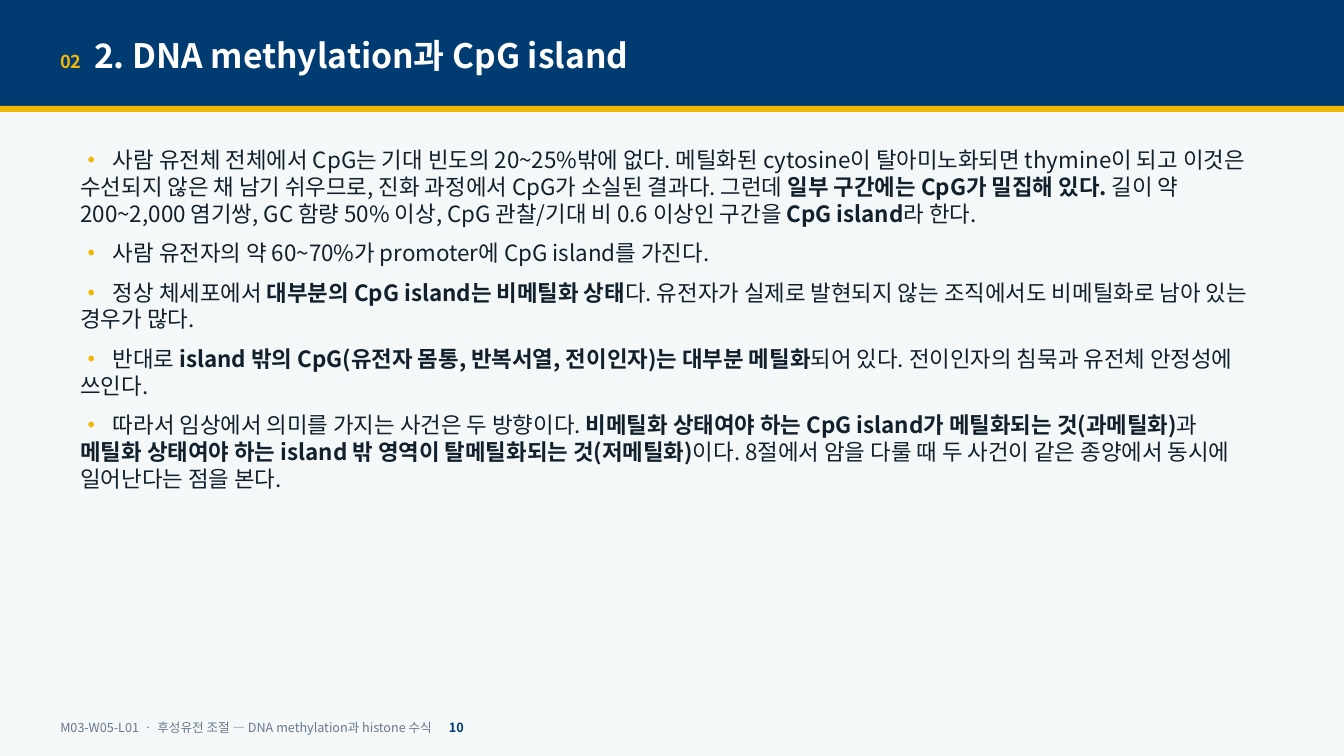
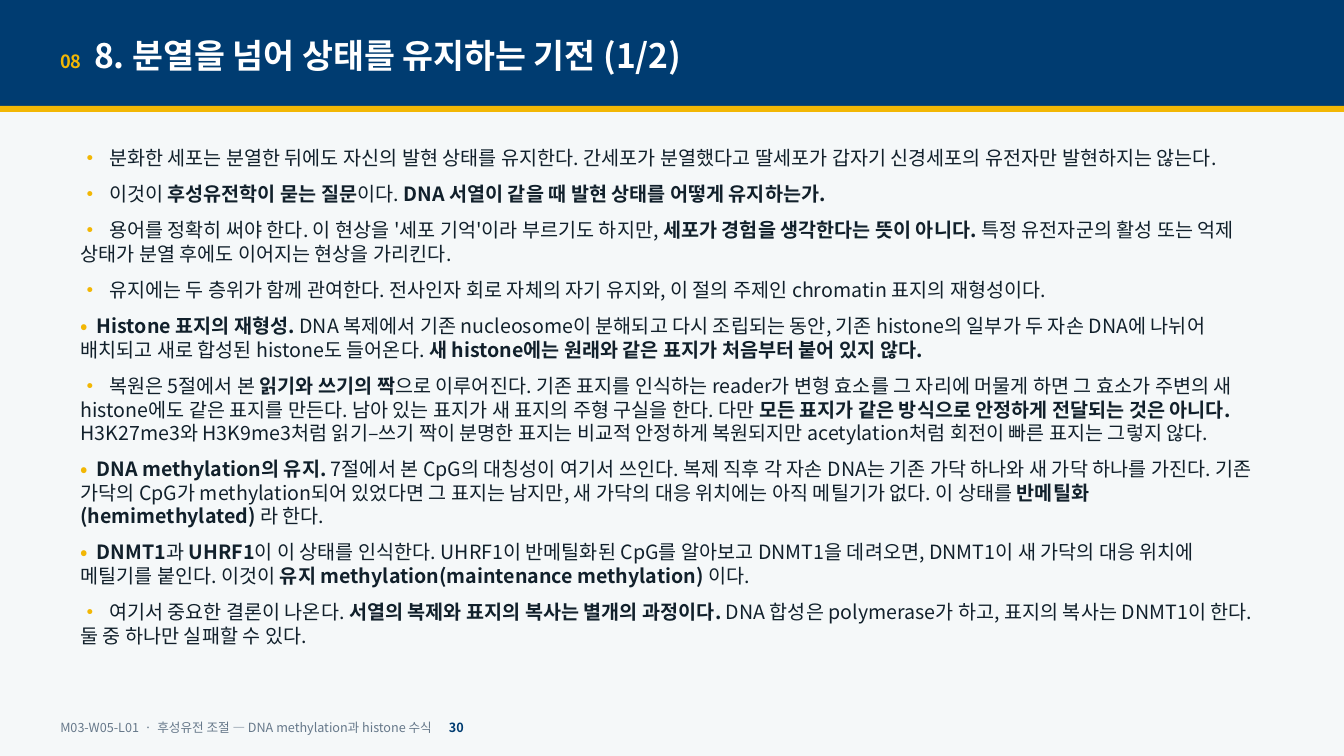
Before and after one commit to hoperiasd2/hoperiasd2.github.io, a slide deck: slide 30 of curriculum/M03/W05/L01/slides.pptx (slide 10 before the commit). Drawn at 1344x756 pixels with LibreOffice and Linux fonts; fonts in the diff are those of the drawing. Boxes give left, top, right and bottom in pixels: in the first picture for what was removed or moved away, otherwise in the second. Text is boxed around its words. In the diff, an @@ line names an element or a change of style, - is before the commit and + after.

```diff
--- a/curriculum/M03/W05/L01/slides.pptx
+++ b/curriculum/M03/W05/L01/slides.pptx
@@ text at <box>60,39,681,75</box>: text changed @@
-02 2. DNA methylation과 CpG island
+08 8. 분열을 넘어 상태를 유지하는 기전 (1/2)
@@ text at <box>80,148,1253,645</box>: text changed; size 16 to 14 pt @@
-• 사람 유전체 전체에서 CpG는 기대 빈도의 20~25%밖에 없다. 메틸화된 cytosine이 탈아미노화되면 thymine이 되고 이것은 수선되지 않은 채 남기 쉬우므로, 진화 과정에서 CpG가 소실된 결과다. 그런데 일부 구간에는 CpG가 밀집해 있다. 길이 약 200~2,000 염기쌍, GC 함량 50% 이상, CpG 관찰/기대 비 0.6 이상인 구간을 CpG island라 한다.
-• 사람 유전자의 약 60~70%가 promoter에 CpG island를 가진다.
-• 정상 체세포에서 대부분의 CpG island는 비메틸화 상태다. 유전자가 실제로 발현되지 않는 조직에서도 비메틸화로 남아 있는 경우가 많다.
-• 반대로 island 밖의 CpG(유전자 몸통, 반복서열, 전이인자)는 대부분 메틸화되어 있다. 전이인자의 침묵과 유전체 안정성에 쓰인다.
-• 따라서 임상에서 의미를 가지는 사건은 두 방향이다. 비메틸화 상태여야 하는 CpG island가 메틸화되는 것(과메틸화)과 메틸화 상태여야 하는 island 밖 영역이 탈메틸화되는 것(저메틸화)이다. 8절에서 암을 다룰 때 두 사건이 같은 종양에서 동시에 일어난다는 점을 본다.
+• 분화한 세포는 분열한 뒤에도 자신의 발현 상태를 유지한다. 간세포가 분열했다고 딸세포가 갑자기 신경세포의 유전자만 발현하지는 않는다.
+• 이것이 후성유전학이 묻는 질문이다. DNA 서열이 같을 때 발현 상태를 어떻게 유지하는가.
+• 용어를 정확히 써야 한다. 이 현상을 '세포 기억'이라 부르기도 하지만, 세포가 경험을 생각한다는 뜻이 아니다. 특정 유전자군의 활성 또는 억제 상태가 분열 후에도 이어지는 현상을 가리킨다.
+• 유지에는 두 층위가 함께 관여한다. 전사인자 회로 자체의 자기 유지와, 이 절의 주제인 chromatin 표지의 재형성이다.
+• Histone 표지의 재형성. DNA 복제에서 기존 nucleosome이 분해되고 다시 조립되는 동안, 기존 histone의 일부가 두 자손 DNA에 나뉘어 배치되고 새로 합성된 histone도 들어온다. 새 histone에는 원래와 같은 표지가 처음부터 붙어 있지 않다.
+• 복원은 5절에서 본 읽기와 쓰기의 짝으로 이루어진다. 기존 표지를 인식하는 reader가 변형 효소를 그 자리에 머물게 하면 그 효소가 주변의 새 histone에도 같은 표지를 만든다. 남아 있는 표지가 새 표지의 주형 구실을 한다. 다만 모든 표지가 같은 방식으로 안정하게 전달되는 것은 아니다. H3K27me3와 H3K9me3처럼 읽기–쓰기 짝이 분명한 표지는 비교적 안정하게 복원되지만 acetylation처럼 회전이 빠른 표지는 그렇지 않다.
+• DNA methylation의 유지. 7절에서 본 CpG의 대칭성이 여기서 쓰인다. 복제 직후 각 자손 DNA는 기존 가닥 하나와 새 가닥 하나를 가진다. 기존 가닥의 CpG가 methylation되어 있었다면 그 표지는 남지만, 새 가닥의 대응 위치에는 아직 메틸기가 없다. 이 상태를 반메틸화(hemimethylated) 라 한다.
+• DNMT1과 UHRF1이 이 상태를 인식한다. UHRF1이 반메틸화된 CpG를 알아보고 DNMT1을 데려오면, DNMT1이 새 가닥의 대응 위치에 메틸기를 붙인다. 이것이 유지 methylation(maintenance methylation) 이다.
+• 여기서 중요한 결론이 나온다. 서열의 복제와 표지의 복사는 별개의 과정이다. DNA 합성은 polymerase가 하고, 표지의 복사는 DNMT1이 한다. 둘 중 하나만 실패할 수 있다.
@@ text at <box>60,721,464,735</box>: text changed @@
-M03-W05-L01 · 후성유전 조절 — DNA methylation과 histone 수식 10
+M03-W05-L01 · 후성유전 조절 — DNA methylation과 histone 수식 30
```
Also in this commit, not shown: 42 other slides changed, 8 slides added, 5 slides removed, 17 other files.
